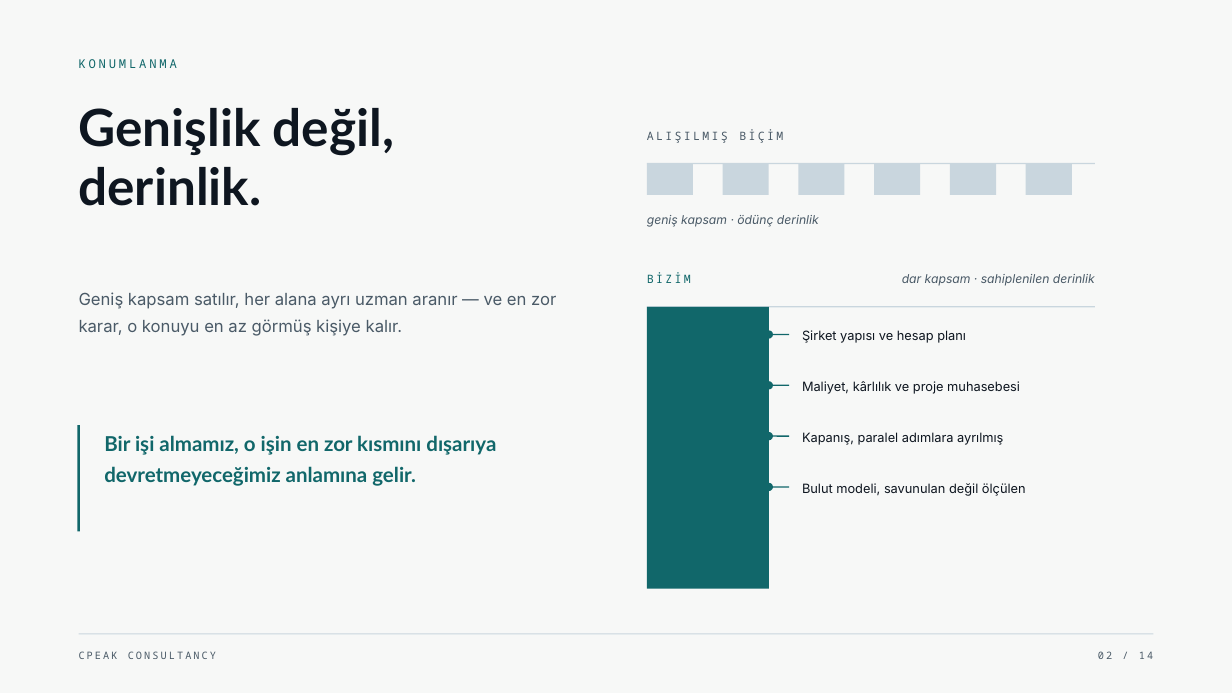
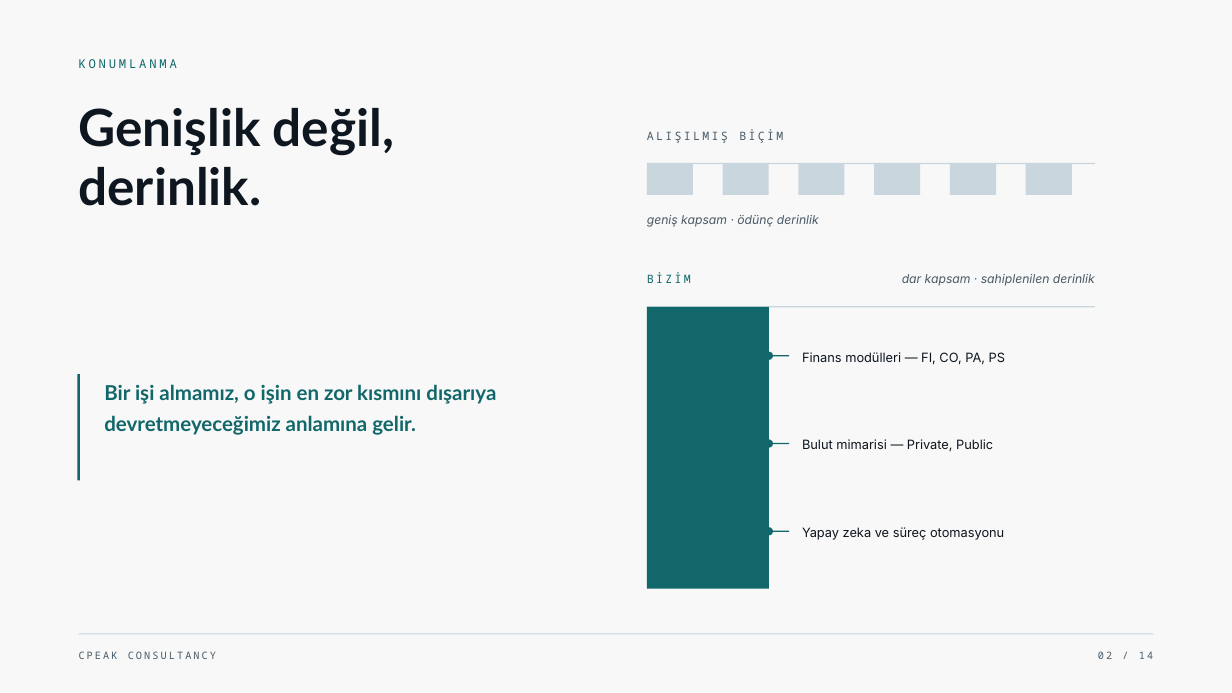
Before and after one commit to narinygt/Default, a slide deck: slide 2 of presentation/CPeak-Consultancy-Kurumsal-Sunum-TR.pptx. Drawn at 1232x693 pixels with LibreOffice and Linux fonts; fonts in the diff are those of the drawing. Boxes give left, top, right and bottom in pixels: in the first picture for what was removed or moved away, otherwise in the second. Text is boxed around its words. In the diff, an @@ line names an element or a change of style, - is before the commit and + after.

```diff
--- a/presentation/CPeak-Consultancy-Kurumsal-Sunum-TR.pptx
+++ b/presentation/CPeak-Consultancy-Kurumsal-Sunum-TR.pptx
@@ text removed at box(79, 292, 556, 336) @@
-Geniş kapsam satılır, her alana ayrı uzman aranır — ve en zor karar, o konuyu en az görmüş kişiye kalır.
@@ ellipse: place and size @@
-ellipse at box(765, 331, 774, 339)
+ellipse at box(765, 352, 774, 360)
@@ line moved from (769, 335) - (789, 335) to (769, 356) - (789, 356) @@
@@ text removed at box(802, 330, 966, 343) @@
-Şirket yapısı ve hesap planı
@@ text added at box(802, 352, 1005, 365), 10 pt, text #0E1620 @@
+Finans modülleri — FI, CO, PA, PS
@@ line moved from (79, 425) - (79, 531) to (79, 374) - (79, 481) @@
@@ text "Bir işi almamız, o işin ...": place and size @@
-text "Bir işi almamız, o işin ..." at box(104, 435, 496, 486)
+text "Bir işi almamız, o işin ..." at box(104, 384, 496, 435)
@@ ellipse removed at box(765, 381, 774, 389) @@
@@ line removed from (769, 385) to (789, 385) @@
@@ text removed at box(802, 381, 1020, 394) @@
-Maliyet, kârlılık ve proje muhasebesi
@@ ellipse: place and size @@
-ellipse at box(765, 432, 774, 440)
+ellipse at box(765, 439, 774, 447)
@@ line moved from (769, 436) - (789, 436) to (769, 444) - (789, 444) @@
@@ text removed at box(802, 432, 1003, 445) @@
-Kapanış, paralel adımlara ayrılmış
@@ text added at box(802, 439, 993, 451), 10 pt, text #0E1620 @@
+Bulut mimarisi — Private, Public
@@ text removed at box(802, 483, 1026, 496) @@
-Bulut modeli, savunulan değil ölçülen
@@ ellipse: place and size @@
-ellipse at box(765, 482, 774, 491)
+ellipse at box(765, 528, 774, 536)
@@ line moved from (769, 487) - (789, 487) to (769, 531) - (789, 531) @@
@@ text added at box(802, 527, 1004, 540), 10 pt, text #0E1620 @@
+Yapay zeka ve süreç otomasyonu
```
Also in this commit, not shown: 13 other slides changed, 3 other files.
